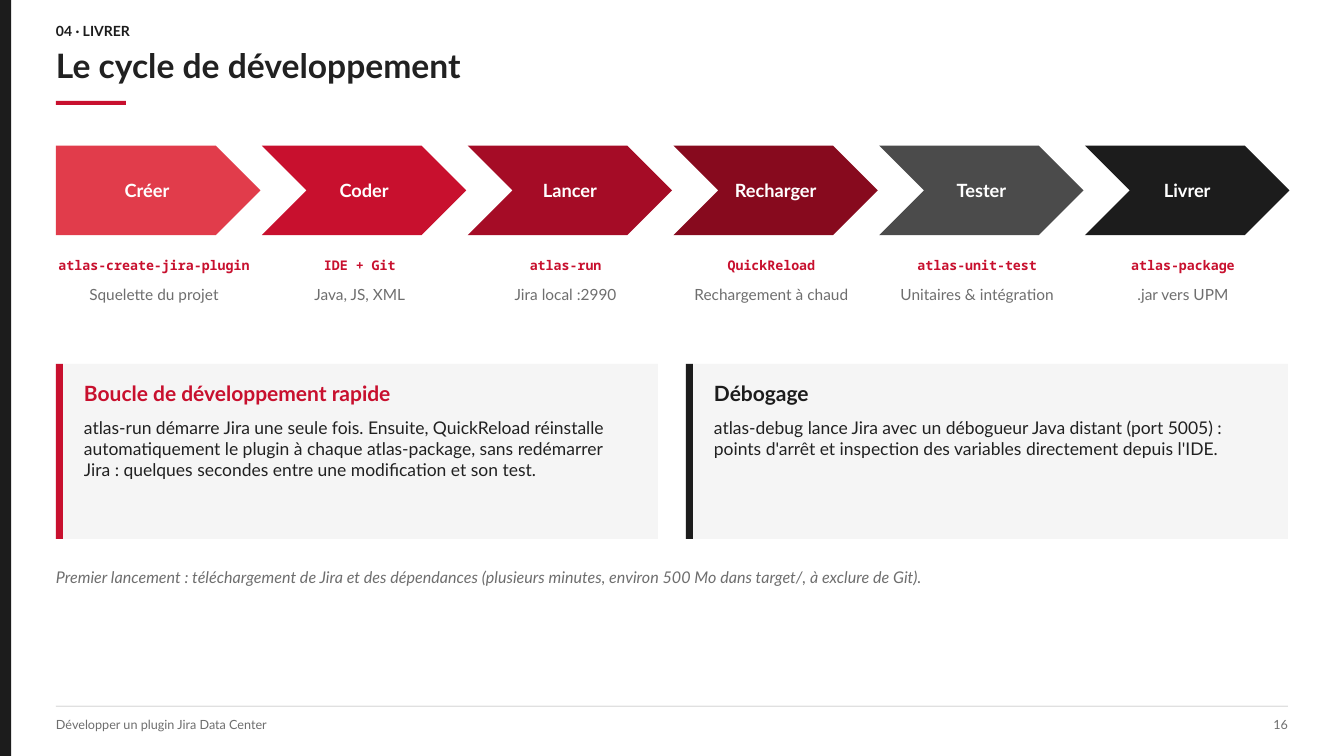
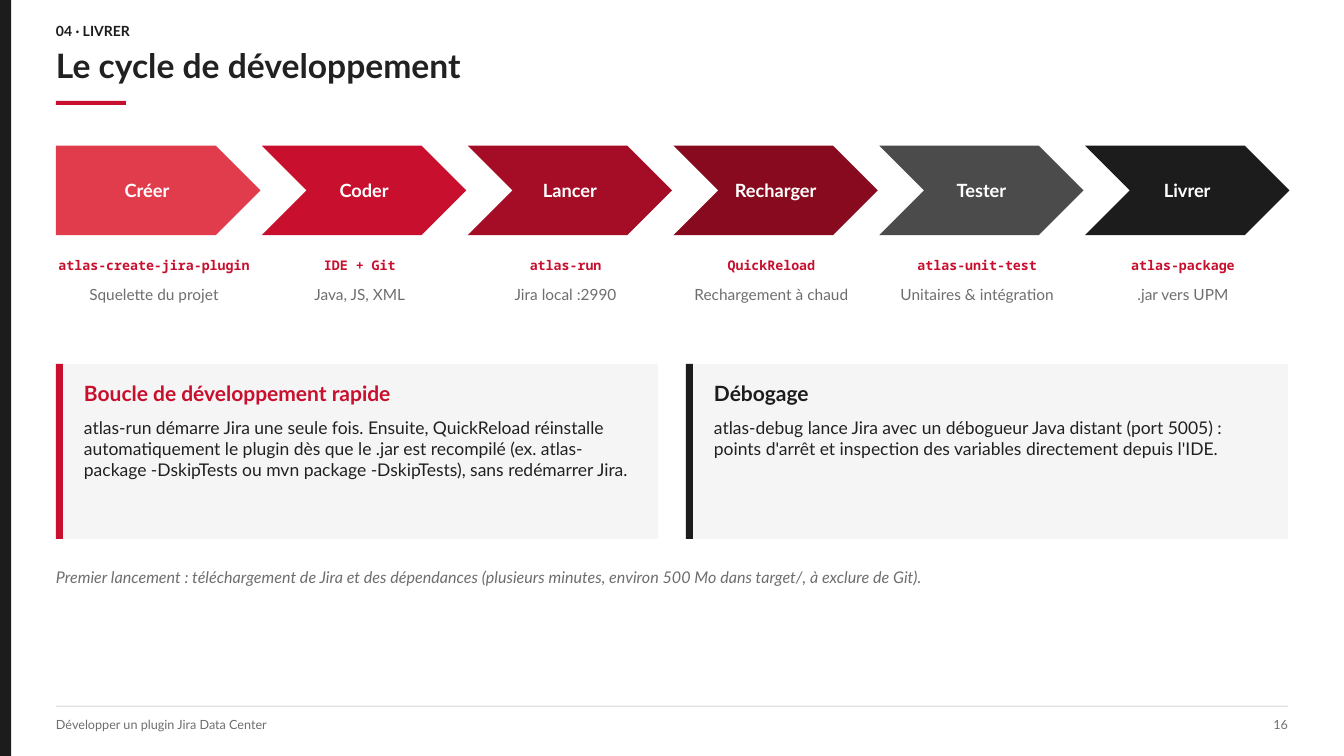
Before and after one commit to Etie20/jira-plugins, a slide deck: slide 16 of Presentation_Developpement_Plugin_Jira_DataCenter.pptx. Drawn at 1344x756 pixels with LibreOffice and Linux fonts; fonts in the diff are those of the drawing. Boxes give left, top, right and bottom in pixels: in the first picture for what was removed or moved away, otherwise in the second. Text is boxed around its words. In the diff, an @@ line names an element or a change of style, - is before the commit and + after.

```diff
--- a/Presentation_Developpement_Plugin_Jira_DataCenter.pptx
+++ b/Presentation_Developpement_Plugin_Jira_DataCenter.pptx
@@ text at bbox=[84, 421, 627, 479]: text changed @@
-atlas-run démarre Jira une seule fois. Ensuite, QuickReload réinstalle automatiquement le plugin à chaque atlas-package, sans redémarrer Jira : quelques secondes entre une modification et son test.
+atlas-run démarre Jira une seule fois. Ensuite, QuickReload réinstalle automatiquement le plugin dès que le .jar est recompilé (ex. atlas-package -DskipTests ou mvn package -DskipTests), sans redémarrer Jira.
```
Also in this commit, not shown: 15 other slides changed, 11 other files.
